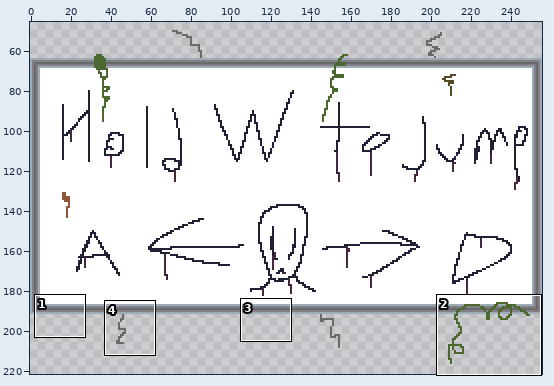
A pixel-art file gets an edit: Assets/TheSign.aseprite. The picture above shows the old version from afar; the outline marks the close-up.
Close-up. Before the edit:
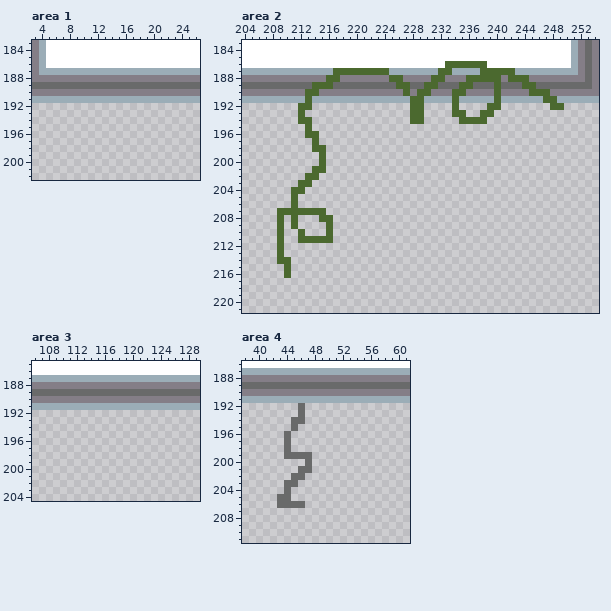
256x256 pixels, 1 frame. Shown: area 1: x 3..26, y 183..202; area 2: x 204..254, y 183..221; area 3: x 106..129, y 185..204; area 4: x 38..61, y 186..211. The wide view leaves out empty margins. The commit also changed other parts of the picture, which this record leaves out.
Now the later version:
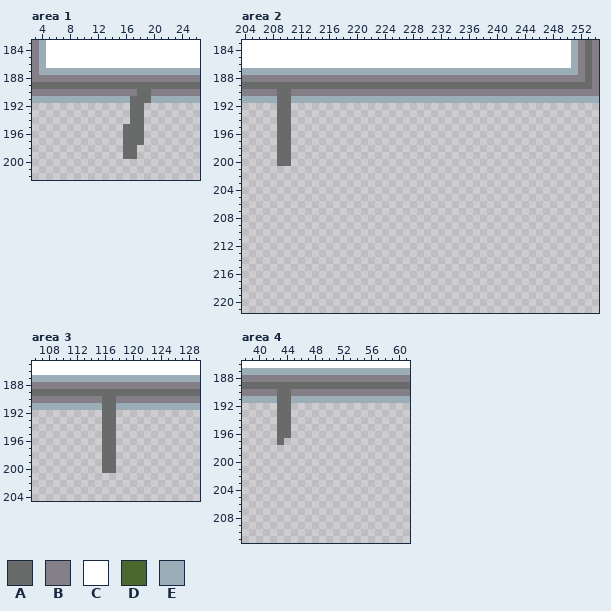
Palette (. is transparent): A #696a6a  B #847e87  C #ffffff  D #4b692f  E #9badb7
Change:
Changed rows in their new state; - is an unchanged pixel.
Area 1, layer "Layer 1":
first column x 16:
190 --AA
191 -AAA
192 -AA-
193 -AA-
194 -AA-
195 AAA-
196 AAA-
197 AAA-
198 AA--
199 AA--
Area 2, layer "Layer 1":
first column x 209:
186 ------------------------CCCCCC-----------
187 --------EEEEEEEE-------EE----EEEEE-------
188 -------BB-------BB----BB---BBBBB-BBB-----
189 -----AAA---------AA--AA---AA---A---AA----
190 AA--BB------------B-BB---BB----B----BBB--
191 AA--E--------------EE----E-----E------EE-
192 AA-..--------------..----.----..-------..
193 AA-.---------------..----..--..----------
194 AA-..--------------..-----....-----------
195 AA--.------------------------------------
196 AA--..-----------------------------------
197 AA---.-----------------------------------
198 AA---..----------------------------------
199 AA----.----------------------------------
200 AA----.----------------------------------
201 -----..----------------------------------
202 ----..-----------------------------------
203 ---..------------------------------------
204 --..-------------------------------------
205 --.--------------------------------------
206 --.--------------------------------------
207 .......----------------------------------
208 .-.---..---------------------------------
209 .-.----.---------------------------------
210 .--.---.---------------------------------
211 .--.....---------------------------------
212 .----------------------------------------
213 .----------------------------------------
214 ..---------------------------------------
215 -.---------------------------------------
216 -.---------------------------------------
Area 3, layer "Layer 1":
first column x 116:
190 AA
191 AA
192 AA
193 AA
194 AA
195 AA
196 AA
197 AA
198 AA
199 AA
200 AA
Area 4, layer "Layer 1":
first column x 43:
190 AA---
191 AA---
192 AA-.-
193 AA-.-
194 AA..-
195 AA.--
196 A----
197 A.---
198 -.---
199 -....
200 ----.
201 ---..
202 --..-
203 -..--
204 -.---
205 ..---
206 ....-
Boxes around the changes in both close-ups, in picture pixels (x1, y1, x2, y2):
changed: (123, 89, 151, 159)
changed: (277, 61, 564, 278)
changed: (102, 396, 116, 473)
changed: (277, 389, 312, 508)
